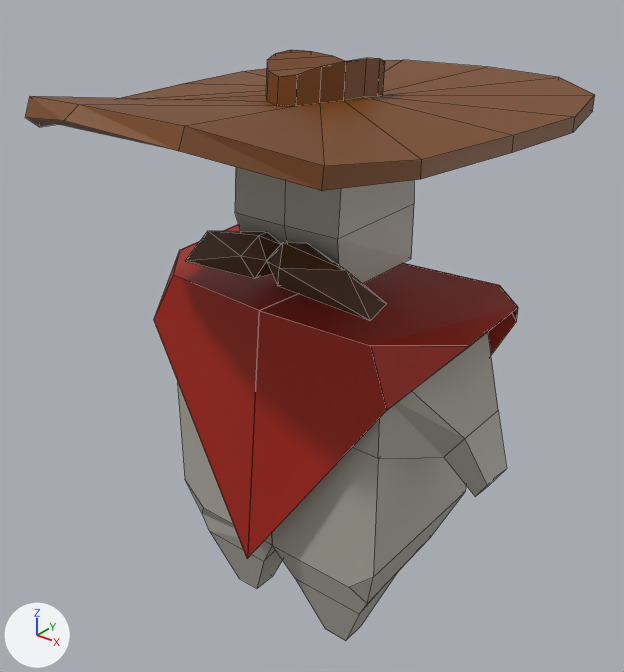
Renders of the Blender file Models/Yosemite/Yosemite.blend from each side of a commit.
The view is the same before and after, from a camera (50 mm lens) standing at (3.42, -4.42, 4.99) and looking at (-0.12, 0.0, 2.25). Lighting does not change. The marker at lower left points along +X, +Y and +Z. Mesh edges are drawn as thin lines.

The first picture shows 'Yosemite'.
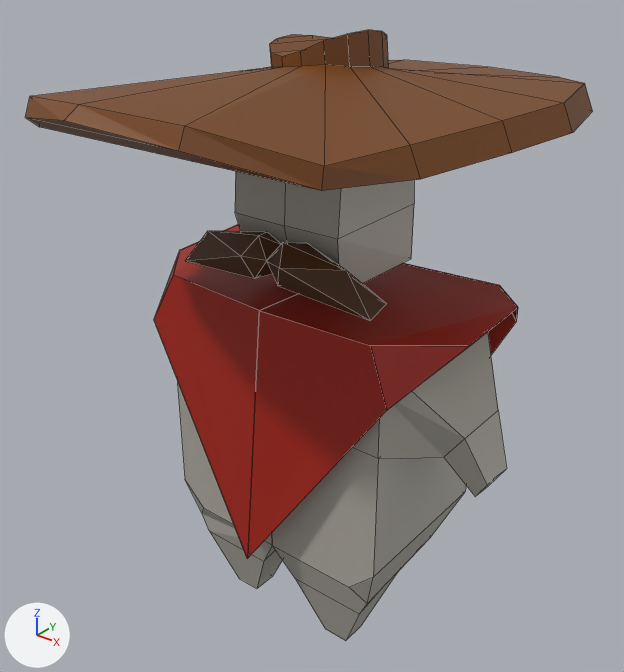
Changed parts and their boxes (x1, y1, x2, y2) in the pictures (624 x 672 px):
```json
{"object": "Yosemite", "change": "reshaped", "before": [25, 49, 595, 641], "after": [25, 30, 592, 641]}
{"part": 1, "of": "me_yosemite", "change": "built on", "before": [27, 49, 595, 191], "after": [27, 30, 592, 191]}
```

The change, as JSON lines over the scene's bpy script:
```json
{"block": "me_yosemite", "where": "# used by ob_yosemite; location = (0.0, 0.0, 0.003); scale = (0.906, 0.906, 0.906)"}
{"op": "remove", "block": "me_yosemite", "code": "me_yosemite.from_pydata(...)  # 222 vertices, 217 faces; spans x -1.58..1.58, y -2.19..2.34, z 0.05..4.66"}
{"op": "add", "block": "me_yosemite", "code": "me_yosemite.from_pydata(...)  # 222 vertices, 224 faces; spans x -1.58..1.58, y -2.19..2.34, z 0.05..4.83"}
{"block": "me_yosemite", "change": "me_yosemite part 1"}
{"block": "me_yosemite", "change": "1 face is deleted"}
{"block": "me_yosemite", "change": "36 vertices move from x -0.33..1.5, y -0.87..1.59, z 4.31..4.66 to x -0.36..1.41, y -0.87..1.59, z 4.38..4.83"}
{"block": "me_yosemite", "change": "8 new faces join them"}
```
